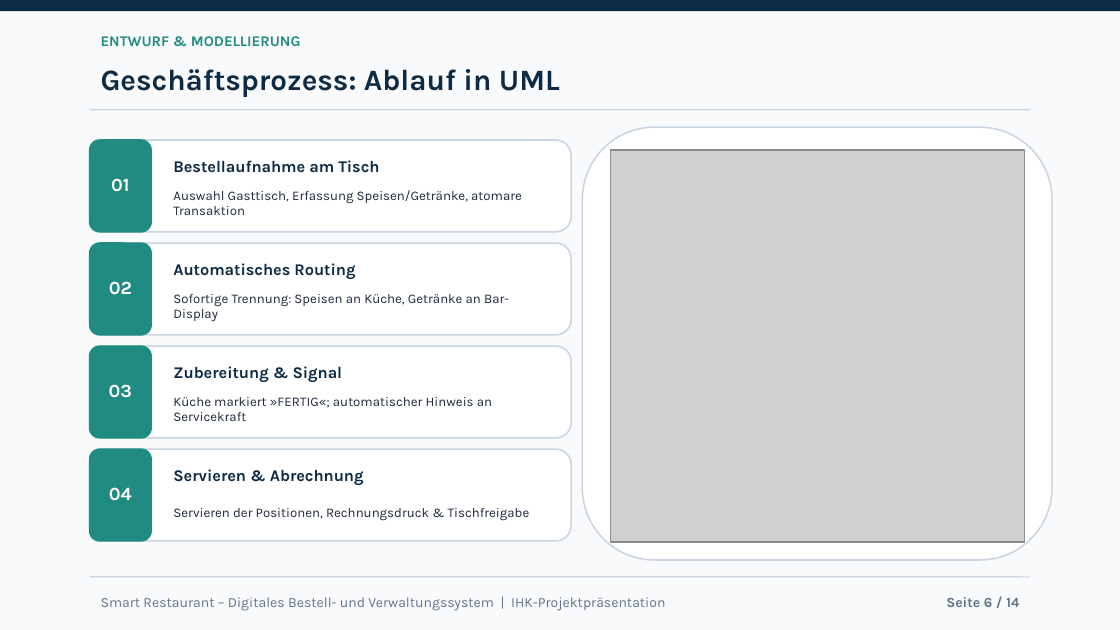
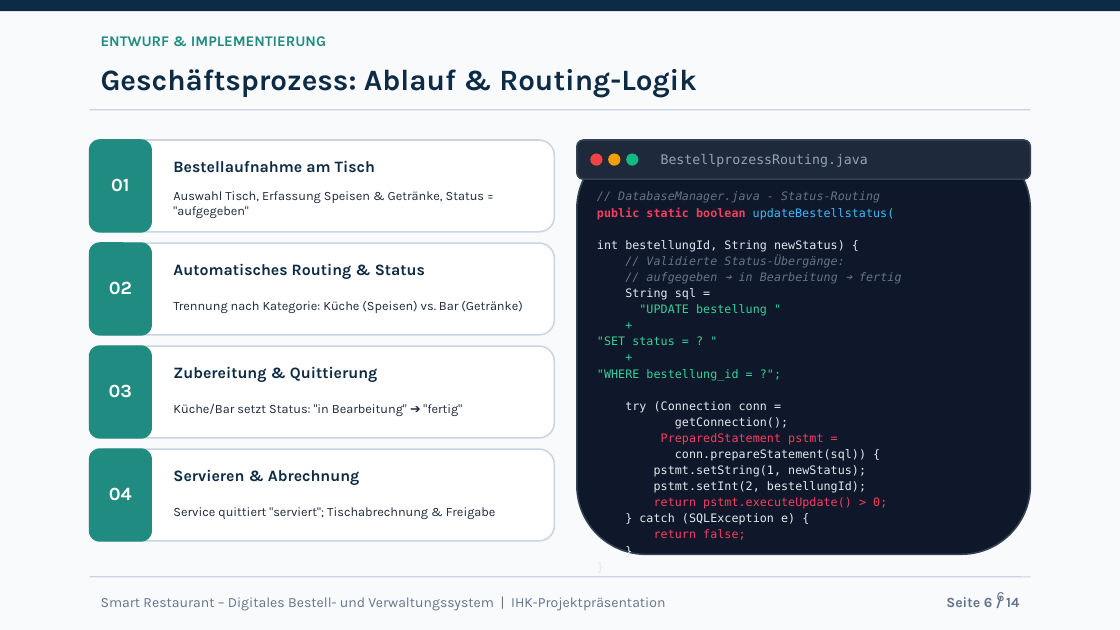
Before and after one commit to niki356565rt/LF10-Projekt, a slide deck: slide 6 of abgabe/Smart_Restaurant_IHK_Praesentation.pptx. Drawn at 1120x630 pixels with LibreOffice and Linux fonts; fonts in the diff are those of the drawing; grey boxes stand for pictures. Boxes give left, top, right and bottom in pixels: in the first picture for what was removed or moved away, otherwise in the second. Text is boxed around its words. In the diff, an @@ line names an element or a change of style, - is before the commit and + after.

```diff
--- a/abgabe/Smart_Restaurant_IHK_Praesentation.pptx
+++ b/abgabe/Smart_Restaurant_IHK_Praesentation.pptx
@@ text at (101,36,326,46): text changed @@
-ENTWURF & MODELLIERUNG
+ENTWURF & IMPLEMENTIERUNG
@@ text at (101,69,696,97): text changed @@
-Geschäftsprozess: Ablauf in UML
+Geschäftsprozess: Ablauf & Routing-Logik
@@ rounded rectangle: place and size @@
-rounded rectangle at (90,140,571,232)
+rounded rectangle at (90,140,554,232)
@@ text "Bestellaufnahme am Tisch" at (173,160,375,173): size 10.5 to 10.2 pt @@
@@ rounded rectangle: place and size @@
-rounded rectangle at (582,128,1052,560)
+rounded rectangle at (577,140,1030,554)
@@ rounded rectangle at (577,140,1030,554): fill #FFFFFF to #0F172A; outline #CBD5E1 1 pt to #334155 1 pt @@
@@ rounded rectangle added at (577,140,1030,179), fill #1E293B, outline #334155 1 pt @@
@@ ellipse added at (590,153,603,166), fill #EF4444 @@
@@ ellipse added at (608,153,620,166), fill #F59E0B @@
@@ picture removed at (610,150,1025,542) @@
@@ ellipse added at (626,153,638,166), fill #10B981 @@
@@ text added at (661,154,868,167), 8.5 pt, text #94A3B8 @@
+BestellprozessRouting.java
@@ text at (173,191,485,218): text changed; size 8.5 to 8.2 pt @@
-Auswahl Gasttisch, Erfassung Speisen/Getränke, atomare Transaktion
+Auswahl Tisch, Erfassung Speisen & Getränke, Status = "aufgegeben"
@@ text added at (597,191,901,540), 7.5 pt, text #E2E8F0 @@
+// DatabaseManager.java - Status-Routing
+public static boolean updateBestellstatus(
+int bestellungId, String newStatus) {
+// Validierte Status-Übergänge:
+// aufgegeben ➔ in Bearbeitung ➔ fertig
+String sql =
+"UPDATE bestellung "
++
+"SET status = ? "
++
+"WHERE bestellung_id = ?";
+try (Connection conn =
+getConnection();
+PreparedStatement pstmt =
+conn.prepareStatement(sql)) {
+pstmt.setString(1, newStatus);
+pstmt.setInt(2, bestellungId);
+return pstmt.executeUpdate() > 0;
+} catch (SQLException e) {
+return false;
+}
+}
@@ rounded rectangle: place and size @@
-rounded rectangle at (90,243,571,335)
+rounded rectangle at (90,243,554,335)
@@ text at (173,263,425,279): text changed; size 10.5 to 10.2 pt @@
-Automatisches Routing
+Automatisches Routing & Status
@@ text at (173,301,522,313): text changed; size 8.5 to 8.2 pt @@
-Sofortige Trennung: Speisen an Küche, Getränke an Bar-Display
+Trennung nach Kategorie: Küche (Speisen) vs. Bar (Getränke)
@@ rounded rectangle: place and size @@
-rounded rectangle at (90,346,571,438)
+rounded rectangle at (90,346,554,438)
@@ text at (173,366,377,382): text changed; size 10.5 to 10.2 pt @@
-Zubereitung & Signal
+Zubereitung & Quittierung
@@ text at (173,403,462,416): text changed; size 8.5 to 8.2 pt @@
-Küche markiert »FERTIG«; automatischer Hinweis an Servicekraft
+Küche/Bar setzt Status: "in Bearbeitung" ➔ "fertig"
@@ rounded rectangle: place and size @@
-rounded rectangle at (90,449,571,541)
+rounded rectangle at (90,449,554,541)
@@ text "Servieren & Abrechnung" at (173,469,360,485): size 10.5 to 10.2 pt @@
@@ text at (173,507,496,519): text changed; size 8.5 to 8.2 pt @@
-Servieren der Positionen, Rechnungsdruck & Tischfreigabe
+Service quittiert "serviert"; Tischabrechnung & Freigabe
```
Also in this commit, not shown: 13 other slides changed, 4 other files.
